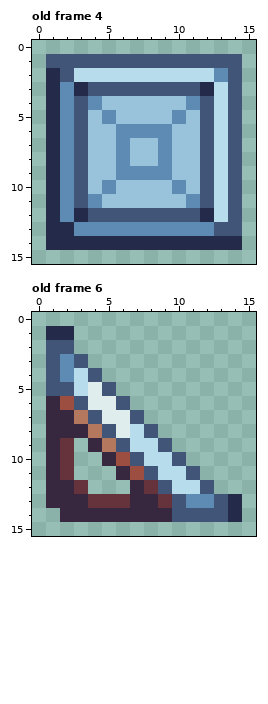
Two states of a pixel-art file, public/assets/graphics/snek-box.ase. Above, as it was before the edit.
16x16 pixels, 10 frames. Shown: old frame 4, old frame 6. The commit also changed other frames, which this record leaves out.
Once edited:
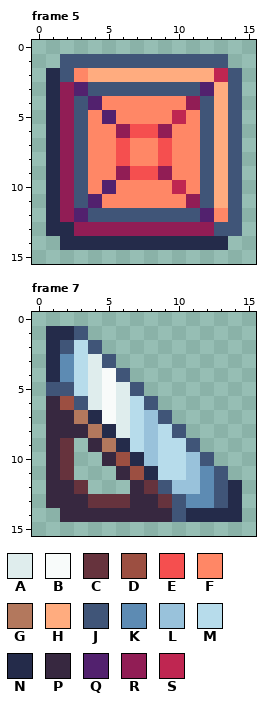
Palette (. is transparent): A #dfeded  B #f8fbfa  C #66333d  D #9c4f41  E #f54f4f  F #ff8766  G #b3785d  H #ffac7f  J #405578  K #5d8bb3  L #99c2db  M #b7dceb  N #242b4a  P #372840  Q #52216e  R #911d55  S #bf2651
Change:
frames 10 -> 13
Frame 5 against old frame 4, layer "Layer 1":
y 1: x 1 J -> .; x 14 J -> .
y 2: x 3..13 MMMMMMMMMMK -> FHHHHHHHHHS
y 3: x 2..3 KN -> RQ; x 12..13 NM -> QH
y 4: x 2 K -> R; x 4..11 KLLLLLLK -> QFFFFFFR; x 13 M -> H
y 5: x 2 K -> R; x 4..11 LKLLLLKL -> FQFFFFSF; x 13 M -> H
y 6: x 2 K -> R; x 4..11 LLKKKKLL -> FFREERFF; x 13 M -> H
y 7..8: x 2 K -> R; x 4..11 LLKLLKLL -> FFEFFEFF; x 13 M -> H
y 9: x 2 K -> R; x 4..11 LLKKKKLL -> FFREERFF; x 13 M -> H
y 10: x 2 K -> R; x 4..11 LKLLLLKL -> FQFFFFSF; x 13 M -> H
y 11: x 2 K -> R; x 4..11 KLLLLLLK -> QFFFFFFR; x 13 M -> H
y 12: x 2..3 KN -> RQ; x 12..13 NM -> QF
y 13: x 3..12 KKKKKKKKKK -> RRRRRRRRRR
y 14: x 1 N -> .; x 14 N -> .
Frame 7 against old frame 6, layer "Layer 1":
y 1: x 3 . -> J
y 2: x 1 J -> N; x 3..4 .. -> MJ
y 3: x 1 J -> N; x 3..5 J.. -> MAJ
y 4: x 1 J -> N; x 4..6 J.. -> ABJ
y 5: x 5..7 J.. -> BAJ
y 6: x 5..8 AJ.. -> BAMJ
y 7: x 4..5 JA -> NB; x 7..9 J.. -> MLJ
y 8: x 5 J -> N; x 8..10 J.. -> LMJ
y 9: x 6 J -> N; x 8..11 MJ.. -> LMMJ
y 10: x 7..8 JM -> NL; x 10..12 J.. -> MLJ
y 11: x 8 J -> N; x 11..13 J.. -> LKJ
y 12: x 10..14 MMJ.. -> LLKJN
y 14: x 11..13 JJJ -> NNN
Where, in picture pixels (left, top, right, bottom), the same in both pictures:
changed: (46, 54, 242, 250)
changed: (46, 326, 242, 522)
